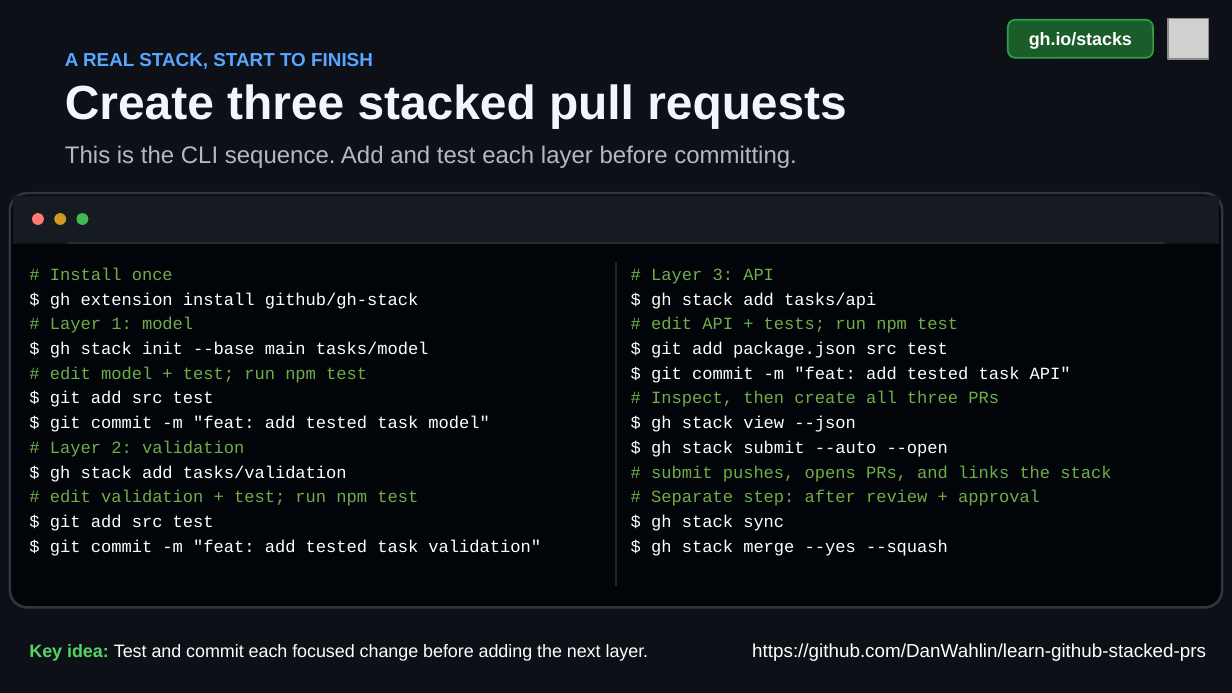
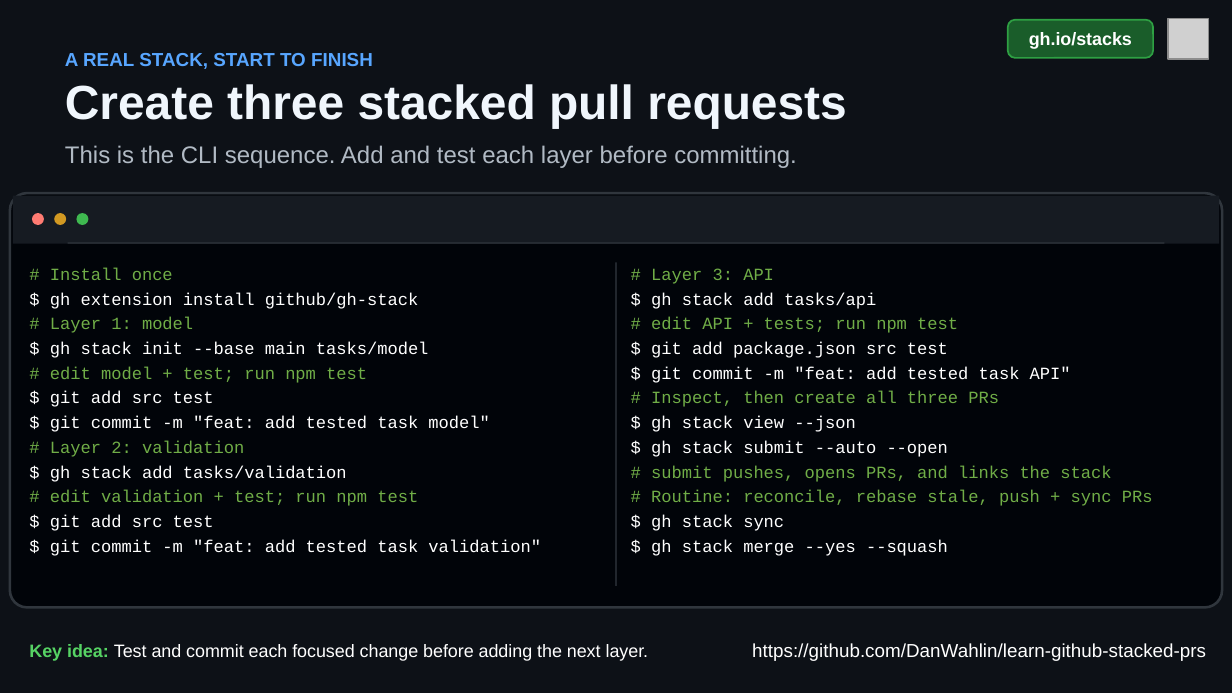
Before and after one commit to DanWahlin/gh-stack-demo, a slide deck: slide 7 of github-stacked-prs.pptx. Drawn at 1232x693 pixels with LibreOffice and Linux fonts; fonts in the diff are those of the drawing; grey boxes stand for pictures. Boxes give left, top, right and bottom in pixels: in the first picture for what was removed or moved away, otherwise in the second. Text is boxed around its words. In the diff, an @@ line names an element or a change of style, - is before the commit and + after.

```diff
--- a/github-stacked-prs.pptx
+++ b/github-stacked-prs.pptx
@@ text at (651, 490, 1153, 506): text changed @@
-# Separate step: after review + approval
+# Routine: reconcile, rebase stale, push + sync PRs
```
Also in this commit, not shown: 1 other slide changed, 13 other files.
